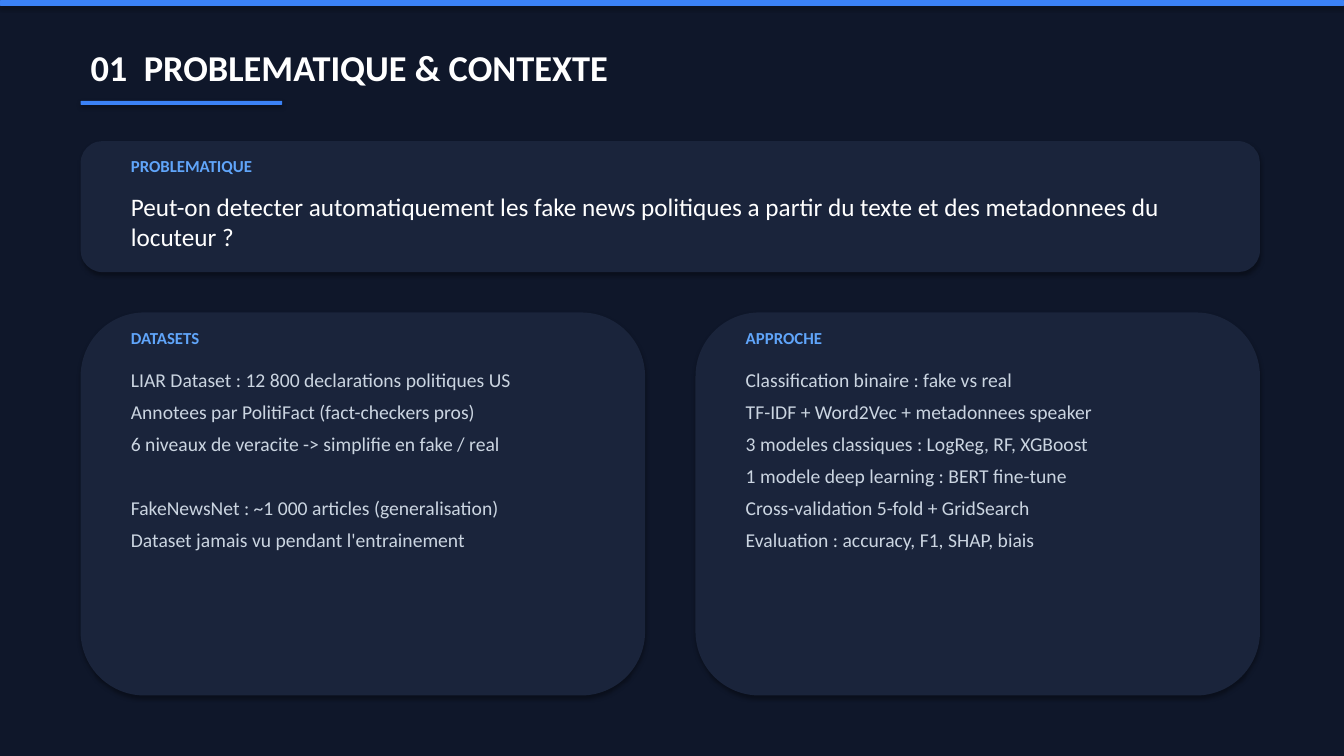
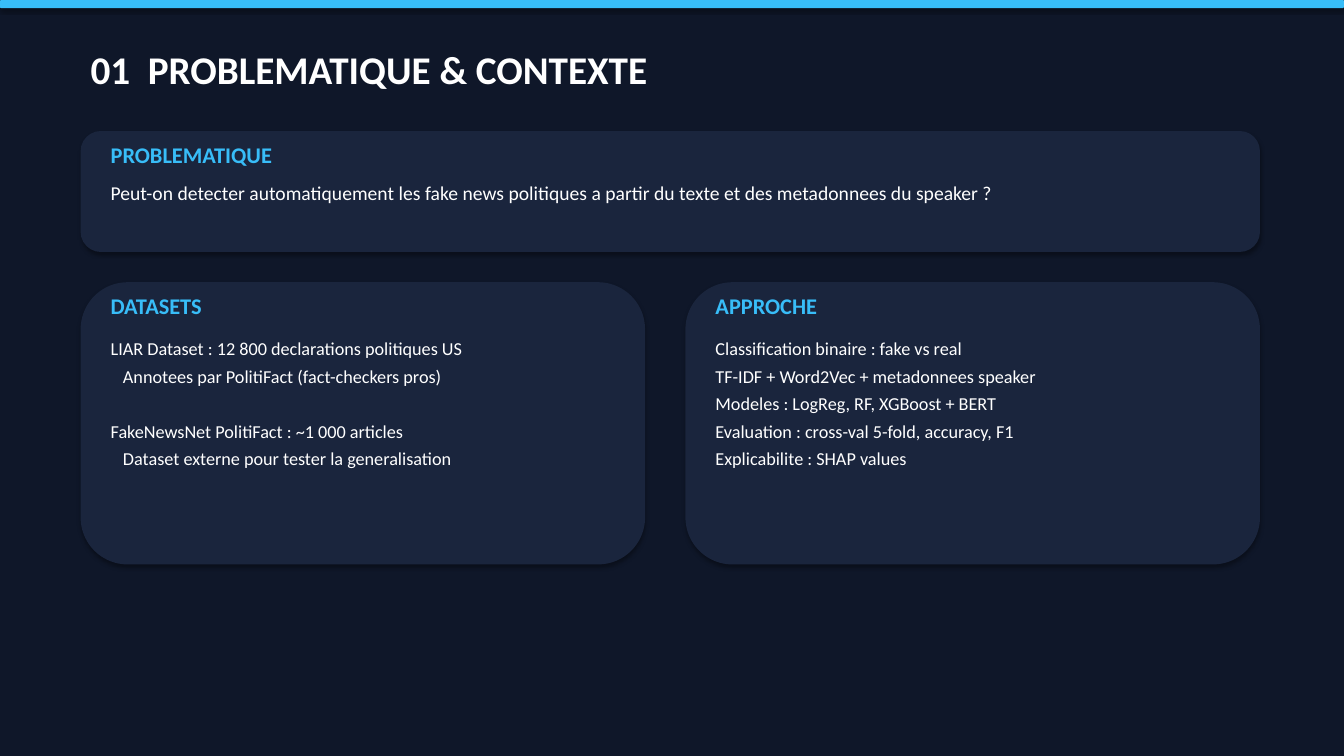
Before and after one commit to AlexisFayan/fake-news-detection, a slide deck: slide 2 of Follow-Up_Fake_News_Detection.pptx. Drawn at 1344x756 pixels with LibreOffice and Linux fonts; fonts in the diff are those of the drawing. Boxes give left, top, right and bottom in pixels: in the first picture for what was removed or moved away, otherwise in the second. Text is boxed around its words. In the diff, an @@ line names an element or a change of style, - is before the commit and + after.

```diff
--- a/Follow-Up_Fake_News_Detection.pptx
+++ b/Follow-Up_Fake_News_Detection.pptx
@@ background #0F172A to #0F1729 @@
@@ rounded rectangle at (0, 0, 1344, 8): fill #3B82F6 to #38BDF8 @@
@@ text "01 PROBLEMATIQUE & CONTEXTE" at (91, 58, 647, 89): size 26 to 28 pt @@
@@ rounded rectangle removed at (81, 101, 282, 105) @@
@@ rounded rectangle: place and size @@
-rounded rectangle at (81, 141, 1260, 272)
+rounded rectangle at (81, 131, 1260, 252)
@@ size 12 to 16 pt, text colour #60A5FA to #38BDF8 in 3 elements at (111, 299, 202, 314), (715, 299, 817, 314), (111, 148, 272, 166) @@
@@ text "PROBLEMATIQUE": place and size @@
-text "PROBLEMATIQUE" at (131, 161, 252, 174)
+text "PROBLEMATIQUE" at (111, 148, 272, 166)
@@ text at (111, 186, 978, 203): text changed; size 18 to 14 pt @@
-Peut-on detecter automatiquement les fake news politiques a partir du texte et des metadonnees du locuteur ?
+Peut-on detecter automatiquement les fake news politiques a partir du texte et des metadonnees du speaker ?
@@ rounded rectangle: place and size @@
-rounded rectangle at (81, 313, 645, 696)
+rounded rectangle at (81, 282, 645, 565)
@@ text "DATASETS": place and size @@
-text "DATASETS" at (131, 333, 199, 344)
+text "DATASETS" at (111, 299, 202, 314)
@@ fill #1A243B to #1A253D in 3 elements at (81, 131, 1260, 252), (81, 282, 645, 565), (686, 282, 1260, 565) @@
@@ rounded rectangle: place and size @@
-rounded rectangle at (696, 313, 1260, 696)
+rounded rectangle at (686, 282, 1260, 565)
@@ text "APPROCHE": place and size @@
-text "APPROCHE" at (746, 333, 822, 344)
+text "APPROCHE" at (715, 299, 817, 314)
@@ text "LIAR Dataset : 12 800 ...": place and size @@
-text "LIAR Dataset : 12 800 ..." at (131, 373, 511, 551)
+text "LIAR Dataset : 12 800 ..." at (111, 342, 462, 468)
@@ text at (111, 342, 462, 386): size 14 to 13 pt, text colour #CBD5E1 to #FFFFFF in "LIAR Dataset : 12 800 declarations politiques ...", "Annotees par PolitiFact (fact-checkers pros)"; less space between paragraphs @@
@@ text "Classification binaire : fake vs ...": place and size @@
-text "Classification binaire : fake vs ..." at (746, 373, 1092, 550)
+text "Classification binaire : fake vs ..." at (715, 342, 1035, 468)
@@ text at (715, 342, 1035, 386): size 14 to 13 pt, text colour #CBD5E1 to #FFFFFF in "Classification binaire : fake vs real", "TF-IDF + Word2Vec + metadonnees speaker"; less space between paragraphs @@
@@ text at (715, 397, 1014, 468): text changed; size 14 to 13 pt; text colour #CBD5E1 to #FFFFFF @@
-3 modeles classiques : LogReg, RF, XGBoost
-1 modele deep learning : BERT fine-tune
-Cross-validation 5-fold + GridSearch
-Evaluation : accuracy, F1, SHAP, biais
+Modeles : LogReg, RF, XGBoost + BERT
+Evaluation : cross-val 5-fold, accuracy, F1
+Explicabilite : SHAP values
@@ text at (111, 425, 451, 468): text changed; size 14 to 13 pt; text colour #CBD5E1 to #FFFFFF @@
-6 niveaux de veracite -> simplifie en fake / real
-FakeNewsNet : ~1 000 articles (generalisation)
-Dataset jamais vu pendant l'entrainement
+FakeNewsNet PolitiFact : ~1 000 articles
+Dataset externe pour tester la generalisation
```
Also in this commit, not shown: 5 other slides changed, 7 other files.
